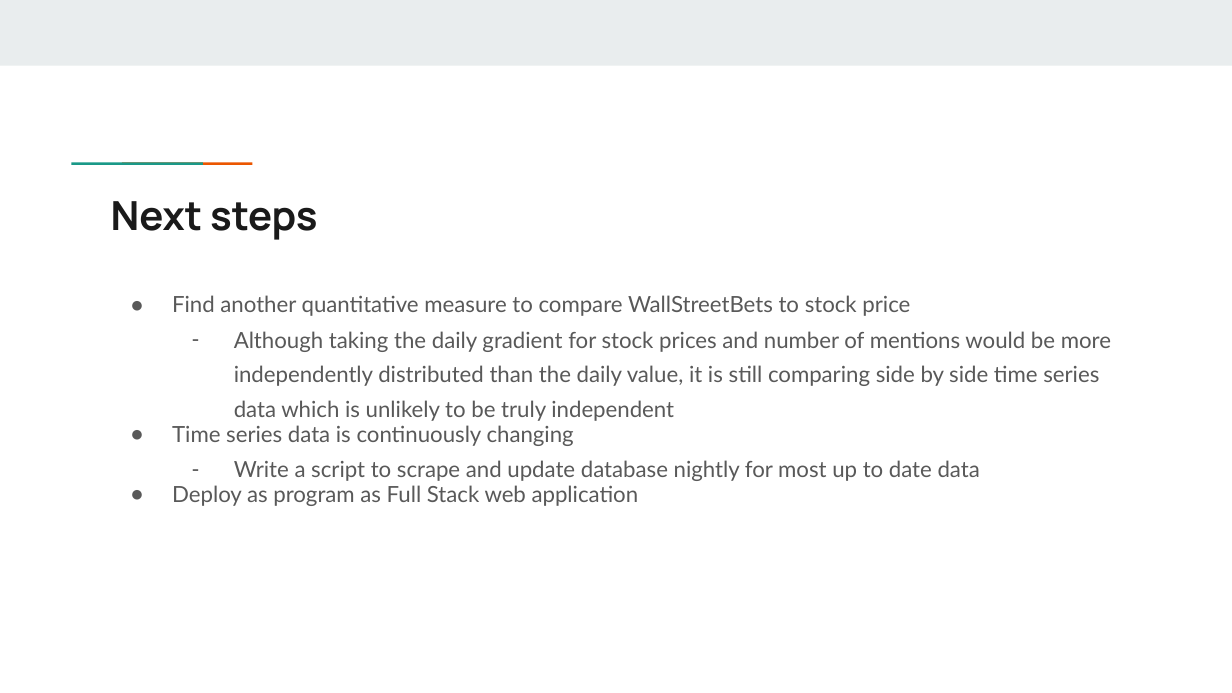
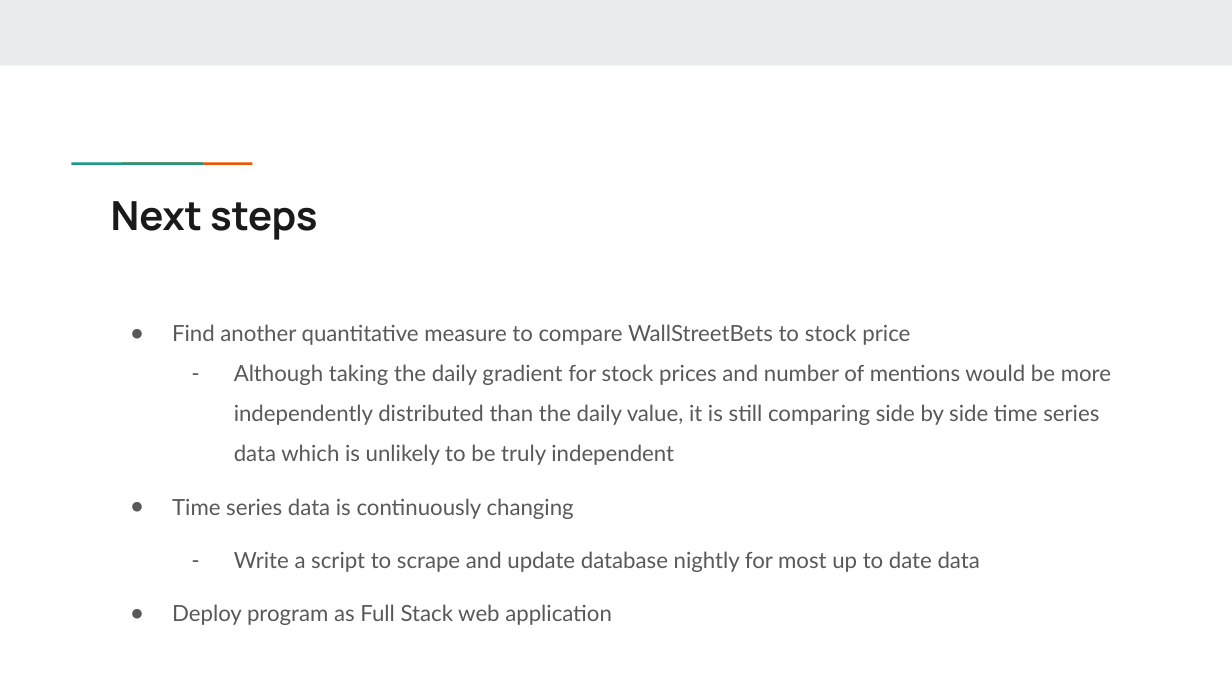
Before and after one commit to adkap2/Stock_Analysis, a slide deck: slide 9 of WallStreetBets Analysis Presentation.pptx. Drawn at 1232x693 pixels with LibreOffice and Linux fonts; fonts in the diff are those of the drawing. Boxes give left, top, right and bottom in pixels: in the first picture for what was removed or moved away, otherwise in the second. Text is boxed around its words. In the diff, an @@ line names an element or a change of style, - is before the commit and + after.

```diff
--- a/WallStreetBets Analysis Presentation.pptx
+++ b/WallStreetBets Analysis Presentation.pptx
@@ text at (x1=172, y1=324, x2=1111, y2=572): line spacing 0.95 to 2; line spacing 1.3 to 1.5; line spacing 1.3 to 2 @@
@@ text at (x1=172, y1=604, x2=612, y2=625): text changed @@
-● Deploy as program as Full Stack web application
+● Deploy program as Full Stack web application
```
Also in this commit, not shown: 1 other slide changed.
